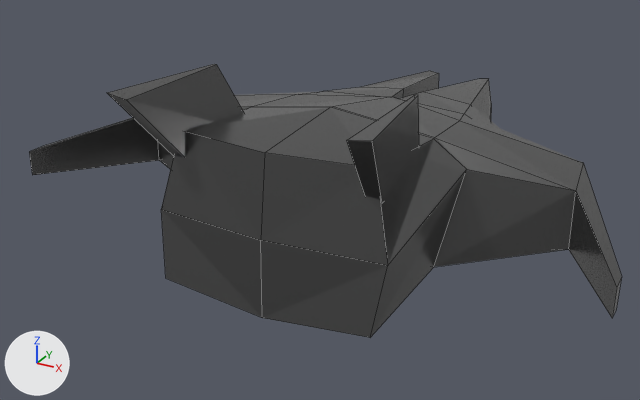
The Blender file Code/Spaced Out/Assets/Prefabs/BasePrefabs/FullShip.blend: old version first, new version second.
The view is the same before and after, from a camera (50 mm lens) standing at (33.7, -63.1, 37.3) and looking at (-3.1, 3.9, 3.8). Arrows for +X, +Y and +Z are at lower left; the lights stay in place. Mesh edges are drawn as thin lines.
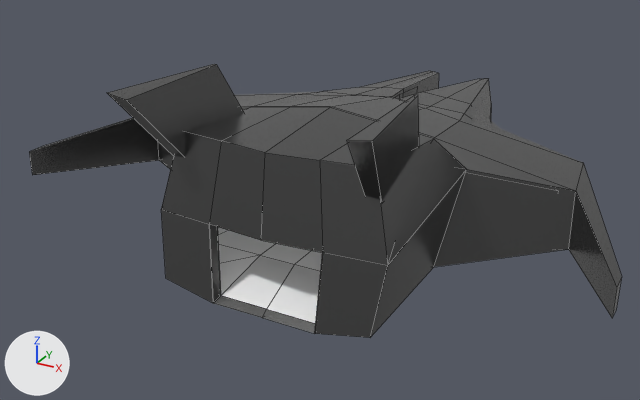
What differs and where, as boxes (x1, y1, x2, y2) in the pictures (640 x 400 px):
```json
{"object": "Cube", "change": "reshaped, modifiers changed", "before": [29, 64, 621, 338], "after": [29, 64, 621, 338]}
{"part": 1, "of": "me_cube", "change": "built on", "before": [161, 71, 485, 338], "after": [161, 71, 561, 338]}
```

The change, as JSON lines over the scene's bpy script:
```json
{"op": "add", "block": "mat_inside", "code": ["mat_inside = principled_material('Inside')", "mat_inside.base_color = (1.0, 1.0, 1.0)  # white #ffffff", "mat_inside.roughness = 1.0"]}
{"op": "add", "block": "mat_outsidemetal", "code": ["mat_outsidemetal = principled_material('OutsideMetal')", "mat_outsidemetal.base_color = (0.147, 0.147, 0.147)  # dark grey #6b6b6b", "mat_outsidemetal.metallic = 0.902", "mat_outsidemetal.roughness = 0.241"]}
{"block": "me_cube", "where": "# used by ob_cube; location = (0.0, 0.0, 6.91); scale = (10.4, 10.4, 6.91)"}
{"op": "remove", "block": "me_cube", "code": "me_cube.from_pydata(...)  # 51 vertices, 43 faces; spans x -2.53..0.0, y -1.43..3.01, z -1.03..1.61"}
{"op": "remove", "block": "me_cube", "code": "me_cube.materials.append(mat_material)  # dark grey #6b6b6b"}
{"op": "add", "block": "me_cube", "code": "me_cube.from_pydata(...)  # 287 vertices, 280 faces; spans x -2.53..2.53, y -1.43..3.01, z -1.03..1.61"}
{"block": "me_cube", "change": "me_cube part 1"}
{"block": "me_cube", "change": "18 faces are deleted"}
{"block": "me_cube", "change": "220 vertices are added at x -1.86..2.53, y -1.43..3.01, z -1.0..1.61"}
{"block": "me_cube", "change": "6 new vertices lie (0.0, 0.0, 0.27) away from vertices in x -0.31..0.39, y 1.2..3.01, z -0.92..-0.28"}
{"block": "me_cube", "change": "5 new vertices lie (0.33, 0.0, 0.0) away from vertices in x -0.66..-0.33, y -0.6..1.16, z -0.65"}
{"block": "me_cube", "change": "5 new vertices lie (0.33, 0.0, 0.0) away from vertices in x -0.33..0.0, y -0.6..1.16, z -0.65"}
{"block": "me_cube", "change": "131 new faces join them, mat_outsidemetal (dark grey #6b6b6b)"}
{"block": "me_cube", "change": "124 new faces join them, mat_inside (white #ffffff)"}
{"op": "add", "block": "me_cube", "code": "me_cube.materials.append(mat_outsidemetal)  # dark grey #6b6b6b"}
{"op": "add", "block": "me_cube", "code": "me_cube.materials.append(mat_inside)  # white #ffffff"}
{"op": "remove", "block": "ob_cube", "code": "_m = ob_cube.modifiers.new('Mirror', 'MIRROR')"}
```
